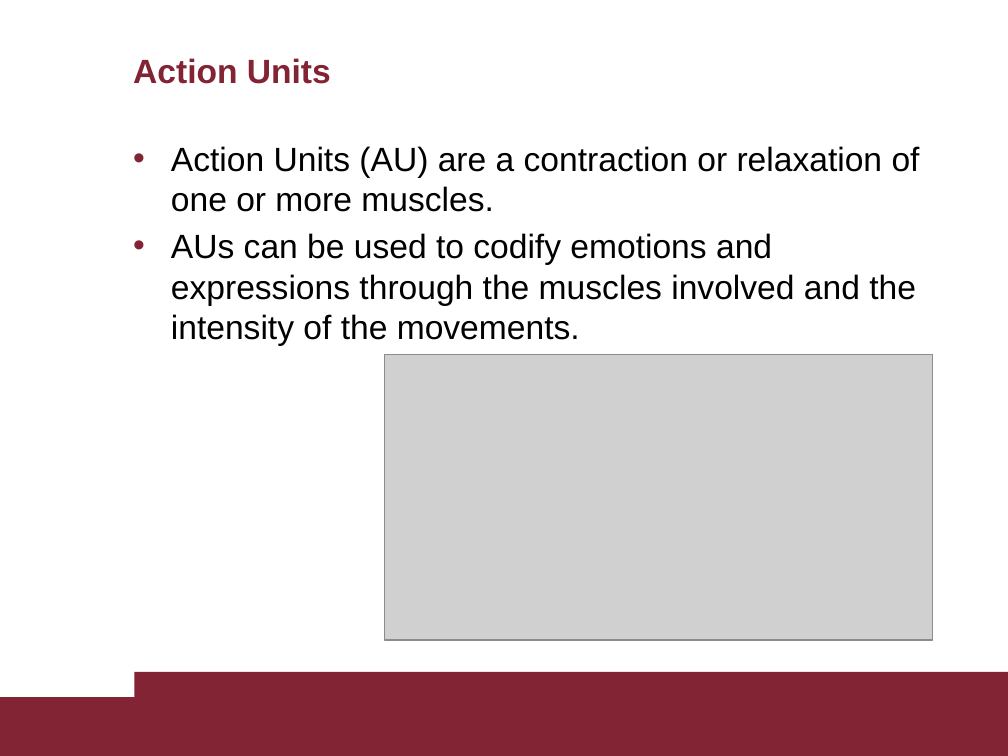
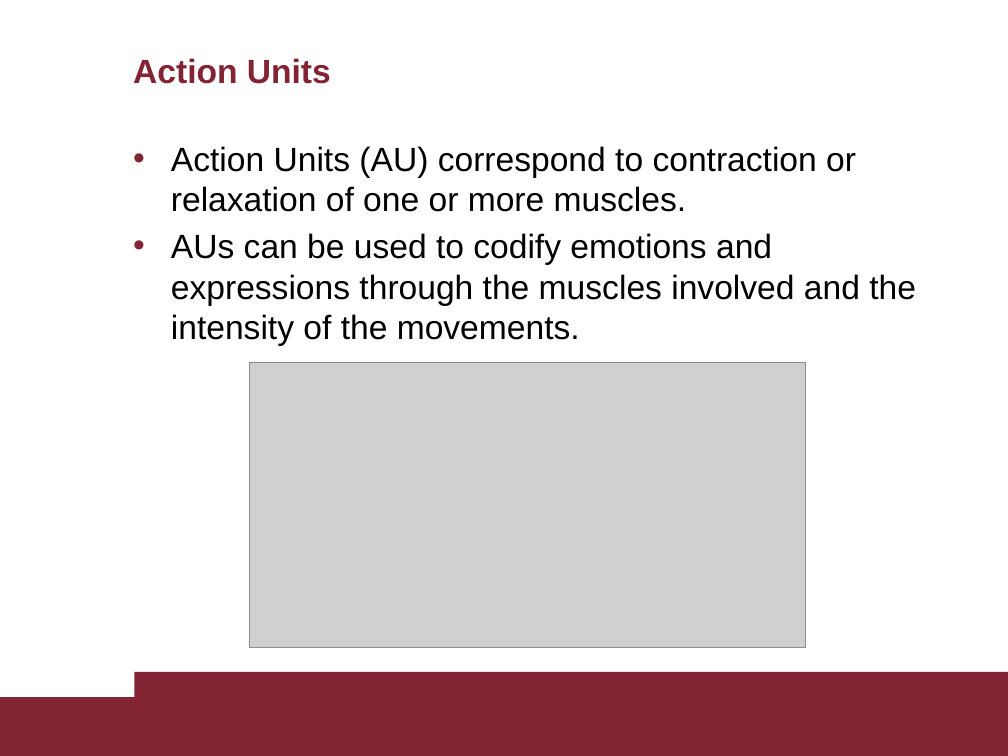
Before and after one commit to AscaL/thesis, a slide deck: slide 6 of Tesi Emanuele Orfanelli 1383726.pptx. Drawn at 1008x756 pixels with LibreOffice and Linux fonts; fonts in the diff are those of the drawing; grey boxes stand for pictures. Boxes give left, top, right and bottom in pixels: in the first picture for what was removed or moved away, otherwise in the second. Text is boxed around its words. In the diff, an @@ line names an element or a change of style, - is before the commit and + after.

```diff
--- a/Tesi Emanuele Orfanelli 1383726.pptx
+++ b/Tesi Emanuele Orfanelli 1383726.pptx
@@ text at <box>171,146,856,212</box>: text changed @@
-• Action Units (AU) are a contraction or relaxation of one or more muscles.
+• Action Units (AU) correspond to contraction or relaxation of one or more muscles.
@@ picture: place and size @@
-picture at <box>385,354,932,640</box>
+picture at <box>250,363,805,648</box>
```
Also in this commit, not shown: 23 other slides changed, 4 other files.
